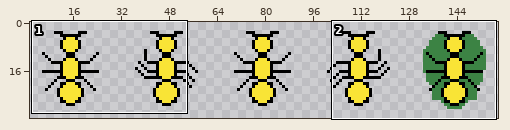
Sprite sheet, stored at Assignment 4 CSC 2463/assets/YellowAnt.png. The first picture is a wide view before the edit; the outline marks the close-up.
Close-up. The starting point:
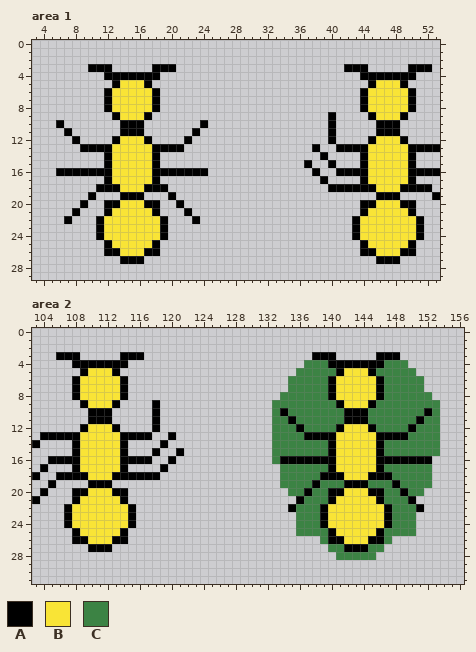
The file is 160x32 pixels. Shown: area 1: x 3..53, y 0..29; area 2: x 103..156, y 0..31. The wide view leaves out empty margins. The commit also changed other parts of the picture, which this record leaves out.
Palette (. is transparent): A #000000  B #f9e436  C #3c8344
Pixels before, area 1, first column x 6:
 3 ....AAA.....AAA.....................AAA.....AAA.
 4 ......AAAAAAA.........................AAAAAAA...
 5 .......ABBBA...........................ABBBA....
 6 ......ABBBBBA.........................ABBBBBA...
 7 ......ABBBBBA.........................ABBBBBA...
 8 ......ABBBBBA.........................ABBBBBA...
 9 .......ABBBA......................A....ABBBA....
10 A.......AAA.......A...............A.....AAA.....
11 .A......AAA......A................A.....AAA.....
12 ..A....ABBBA....A.................A....ABBBA....
13 ...AAAABBBBBAAAA................A..AAAABBBBBAAAA
14 ......ABBBBBA....................A....ABBBBBA...
15 ......ABBBBBA..................A..A...ABBBBBA...
16 AAAAAAABBBBBAAAAAAA.............A..AAAABBBBBAAAA
17 ......ABBBBBA....................A....ABBBBBA...
18 .....AAABBBAAA....................AAAAAABBBAAAA.
19 ....A...AAA...A.........................AAA....A
20 ...A..AABBBAA..A......................AABBBAA...
21 ..A...ABBBBBA...A.....................ABBBBBA...
22 .A...ABBBBBBBA...A...................ABBBBBBBA..
23 .....ABBBBBBBA.......................ABBBBBBBA..
24 .....ABBBBBBBA.......................ABBBBBBBA..
25 ......ABBBBBA.........................ABBBBBA...
26 ......AABBBAA.........................AABBBAA...
27 ........AAA.............................AAA.....
Pixels before, area 2, first column x 103:
 3 ...AAA.....AAA.....................AAA.....AAA.....
 4 .....AAAAAAA......................CCCAAAAAAACCC....
 5 ......ABBBA......................CCCCCABBBACCCCC...
 6 .....ABBBBBA....................CCCCCABBBBBACCCCC..
 7 .....ABBBBBA....................CCCCCABBBBBACCCCC..
 8 .....ABBBBBA...................CCCCCCABBBBBACCCCCC.
 9 ......ABBBA....A..............CCCCCCCCABBBACCCCCCCC
10 .......AAA.....A..............CACCCCCCCAAACCCCCCCAC
11 .......AAA.....A..............CCACCCCCCAAACCCCCCACC
12 ......ABBBA....A..............CCCACCCCABBBACCCCACCC
13 .AAAAABBBBBAAAA..A............CCCCAAAABBBBBAAAACCCC
14 A....ABBBBBA....A.............CCCCCCCABBBBBACCCCCCC
15 .....ABBBBBA...A..A...........CCCCCCCABBBBBACCCCCCC
16 ..AAAABBBBBAAAA..A............CAAAAAAABBBBBAAAAAAA.
17 .A...ABBBBBA....A..............CCCCCCABBBBBACCCCCC.
18 A..AAAABBBAAAAAA...............CCCCCAAABBBAAACCCCC.
19 ..A....AAA.....................CCCCACCCAAACCCACCCC.
20 .A...AABBBAA....................CCACCAABBBAACCACC..
21 A....ABBBBBA.....................ACCCABBBBBACCCA...
22 ....ABBBBBBBA...................ACCCABBBBBBBACCCA..
23 ....ABBBBBBBA....................CCCABBBBBBBACCC...
24 ....ABBBBBBBA....................CCCABBBBBBBACCC...
25 .....ABBBBBA.....................CCCCABBBBBACCCC...
26 .....AABBBAA........................CAABBBAAC......
27 .......AAA...........................CCAAACC.......
28 ......................................CCCCC........
And afterwards:
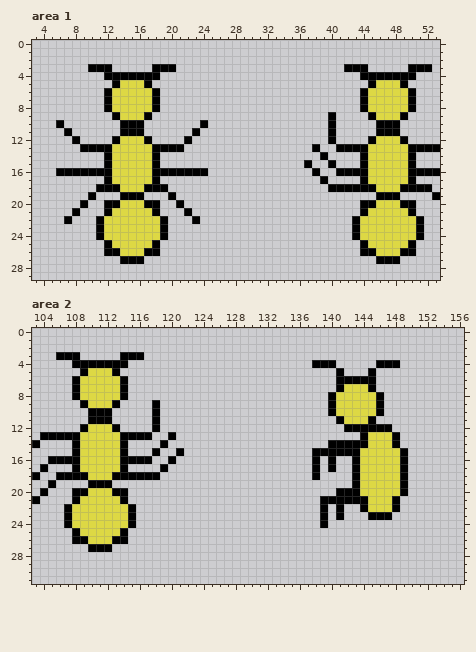
Difference:
{"colour":"B","old":"#f9e436","new":"#ddd844"}
{"where": "area 2"}
{"y":3,"x":138,"old":"AAA","new":"..."}
{"y":3,"x":146,"old":"AAA","new":"..."}
{"y":4,"x":137,"old":"CCC","new":".AA"}
{"y":4,"x":141,"old":"AAAAA","new":"....."}
{"y":4,"x":147,"old":"CCC","new":"AA."}
{"y":5,"x":136,"old":"CCCCC","new":"....."}
{"y":5,"x":142,"old":"BBB","new":"..."}
{"y":5,"x":146,"old":"CCCCC","new":"....."}
{"y":6,"x":135,"old":"CCCCCABBBBBACCCCC","new":"......AAAAA......"}
{"y":7,"x":135,"old":"CCCCCAB","new":"......A"}
{"y":7,"x":145,"old":"BACCCCC","new":"A......"}
{"y":8,"x":134,"old":"CCCCCC","new":"......"}
{"y":8,"x":147,"old":"CCCCCC","new":"......"}
{"y":9,"x":133,"old":"CCCCCCCCA","new":".......AB"}
{"y":9,"x":145,"old":"ACCCCCCCC","new":"BA......."}
{"y":10,"x":133,"old":"CACCCCCCCAAACCCCCCCAC","new":".......ABBBBBA......."}
{"y":11,"x":133,"old":"CCACCCCCCAAACCCCCCACC","new":"........ABBBA........"}
{"y":12,"x":133,"old":"CCCACCCCABBB","new":".........AAA"}
{"y":12,"x":146,"old":"CCCCACCC","new":"AA......"}
{"y":13,"x":133,"old":"CCCCAAAABBBB","new":"...........A"}
{"y":13,"x":146,"old":"AA","new":"BB"}
{"y":13,"x":149,"old":"ACCCC","new":"....."}
{"y":14,"x":133,"old":"CCCCCCC","new":"......."}
{"y":14,"x":141,"old":"BBBB","new":"AAAA"}
{"y":14,"x":146,"old":"ACCCCCCC","new":"BBA....."}
{"y":15,"x":133,"old":"CCCCCCC","new":".....AA"}
{"y":15,"x":141,"old":"BBB","new":"AAA"}
{"y":15,"x":146,"old":"ACCCCCCC","new":"BBBA...."}
{"y":16,"x":133,"old":"CAAAA","new":"....."}
{"y":16,"x":139,"old":"A","new":"."}
{"y":16,"x":141,"old":"BBB","new":"..A"}
{"y":16,"x":146,"old":"AAA","new":"BBB"}
{"y":16,"x":150,"old":"AAA","new":"..."}
{"y":17,"x":134,"old":"CCCCCC","new":"....A."}
{"y":17,"x":141,"old":"BBB","new":"..A"}
{"y":17,"x":146,"old":"ACCCCCC","new":"BBBA..."}
{"y":18,"x":134,"old":"CCCCCAAABB","new":"....A....A"}
{"y":18,"x":145,"old":"AAACCCCC","new":"BBBBA..."}
{"y":19,"x":134,"old":"CCCCACCCA","new":"........."}
{"y":19,"x":144,"old":"ACCCACCCC","new":"BBBBBA..."}
{"y":20,"x":135,"old":"CCACCA","new":"......"}
{"y":20,"x":142,"old":"BB","new":"AA"}
{"y":20,"x":145,"old":"AACC","new":"BBBB"}
{"y":20,"x":150,"old":"CC","new":".."}
{"y":21,"x":136,"old":"ACCC","new":"...A"}
{"y":21,"x":141,"old":"BBBB","new":"AAAA"}
{"y":21,"x":146,"old":"ACCCA","new":"BBA.."}
{"y":22,"x":135,"old":"ACCC","new":"...."}
{"y":22,"x":140,"old":"BBBBB","new":".A..A"}
{"y":22,"x":147,"old":"ACCCA","new":"BA..."}
{"y":23,"x":136,"old":"CCC","new":"..."}
{"y":23,"x":140,"old":"BBBBBBB","new":".A...AA"}
{"y":23,"x":148,"old":"CCC","new":"..."}
{"y":24,"x":136,"old":"CCC","new":"..."}
{"y":24,"x":140,"old":"BBBBBBBACCC","new":"..........."}
{"y":25,"x":136,"old":"CCCCABBBBBACCCC","new":"..............."}
{"y":26,"x":139,"old":"CAABBBAAC","new":"........."}
{"y":27,"x":140,"old":"CCAAACC","new":"......."}
{"y":28,"x":141,"old":"CCCCC","new":"....."}
